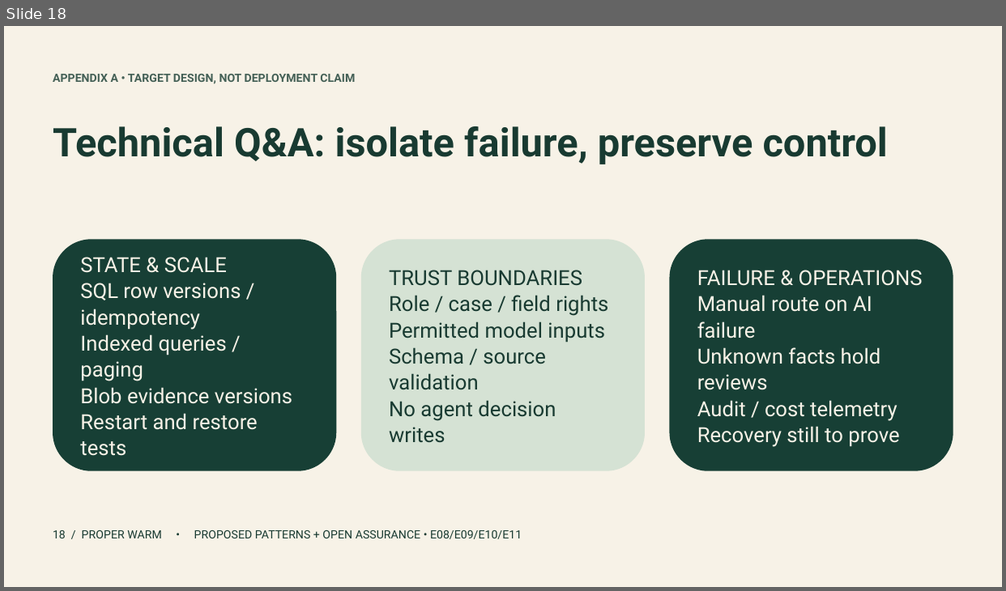
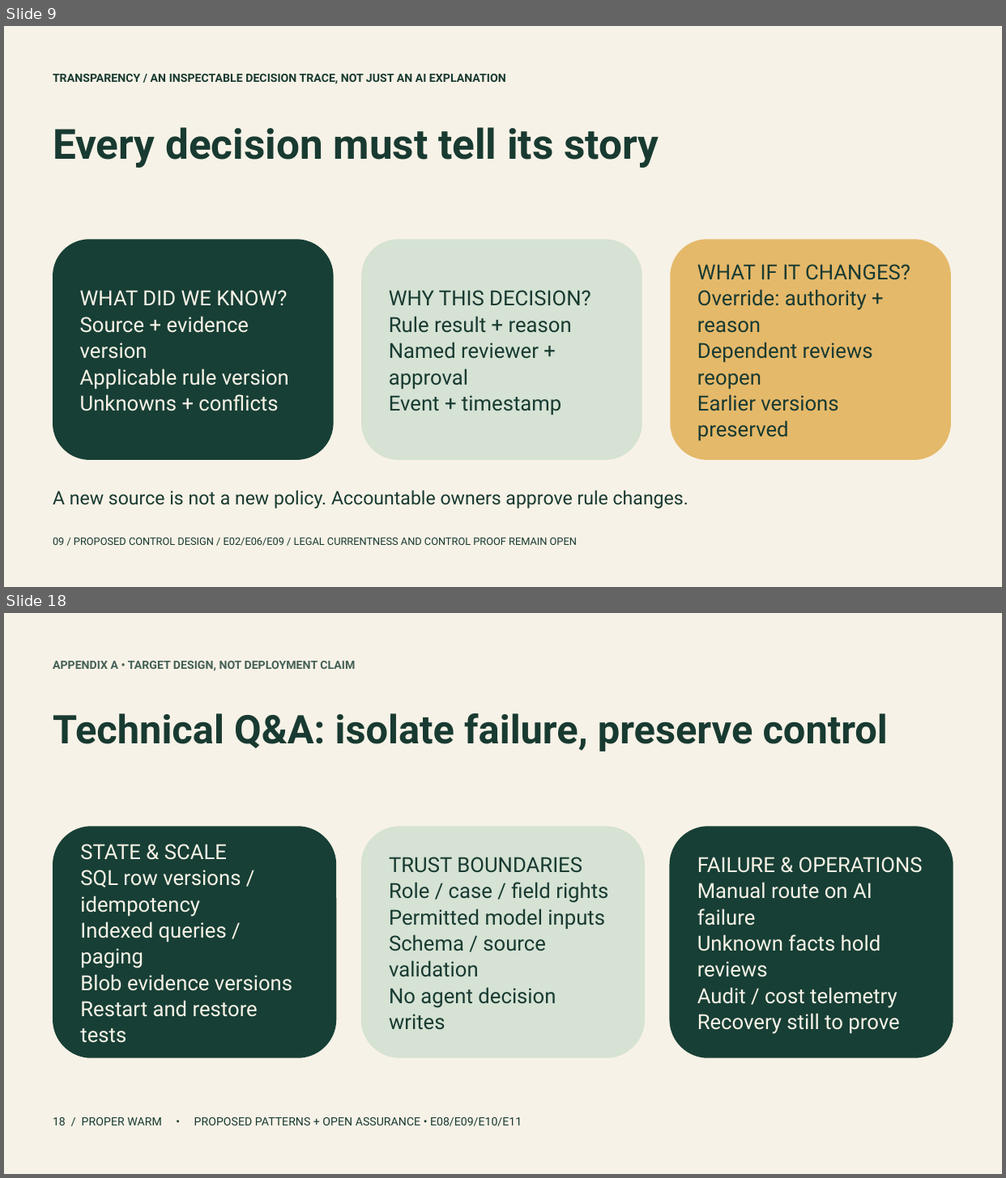
Before and after one commit to jmservera/ama, a slide deck: docs/capstone/deck/proper-warm-executive-draft.pptx. Shown one above the other, each under a label of ours: slide 18 before the commit, slides 9 and 18 after it; the slides between them are not shown. The pictures are 1006x591 and 1006x1178 pixels, drawn with LibreOffice and Linux fonts; fonts in the diff are those of the drawing. Boxes give left, top, right and bottom in pixels: in the first picture for what was removed or moved away, otherwise in the second. Text is boxed around its words. In the diff, an @@ line names an element or a change of style, - is before the commit and + after.

```diff
--- a/docs/capstone/deck/proper-warm-executive-draft.pptx
+++ b/docs/capstone/deck/proper-warm-executive-draft.pptx
@@ slide 9 added at <box>4,26,1002,587</box>, background #F7F2E7 @@
@@ text added at <box>53,74,506,84</box>, 11 pt, text #183A31, bold @@
+TRANSPARENCY / AN INSPECTABLE DECISION TRACE, NOT JUST AN AI EXPLANATION
@@ text added at <box>53,127,658,168</box>, 40 pt, text #183A31, bold @@
+Every decision must tell its story
@@ rounded rectangle added at <box>53,239,334,460</box>, fill #173F35, 20 pt, text #F7F2E7 @@
+WHAT DID WE KNOW?
+Source + evidence version
+Applicable rule version
+Unknowns + conflicts
@@ rounded rectangle added at <box>362,239,642,460</box>, fill #D5E2D4, 20 pt, text #183A31 @@
+WHY THIS DECISION?
+Rule result + reason
+Named reviewer + approval
+Event + timestamp
@@ rounded rectangle added at <box>671,239,951,460</box>, fill #E5B96A, 20 pt, text #183A31 @@
+WHAT IF IT CHANGES?
+Override: authority + reason
+Dependent reviews reopen
+Earlier versions preserved
@@ text added at <box>53,490,688,509</box>, 18 pt, text #183A31 @@
+A new source is not a new policy. Accountable owners approve rule changes.
@@ text added at <box>53,537,577,546</box>, 10 pt, text #183A31 @@
+09 / PROPOSED CONTROL DESIGN / E02/E06/E09 / LEGAL CURRENTNESS AND CONTROL PROOF REMAIN OPEN
```
Also in this commit, not shown: 5 slides changed, 12 other slides added, 13 slides removed, 37 other files.
